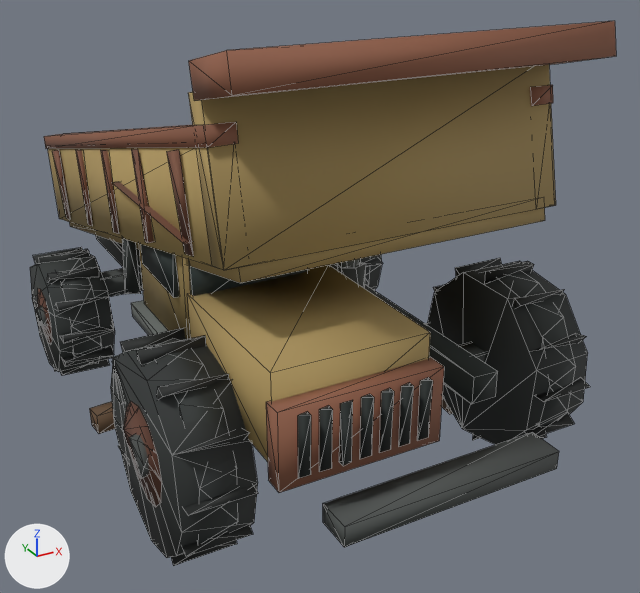
One commit to the glTF model sketches/core-loop/assets/models/park/props/pit/haul_truck_a_lod2.glb: the scene before it, then after it.
The view is the same before and after, from a 50 mm camera at (-6.53, -14.24, 8.86) aimed at (0.7, -1.1, 2.29). Every picture has the same lights, and +X, +Y and +Z are marked at lower left. The picture after the commit comes second. Mesh edges are drawn as thin lines. Where no turn or scale is listed for an object, it has been applied to the vertices.

Script lines for the objects in view, before the commit:
```python
me_surface_002 = bpy.data.meshes.new('Surface.002')
me_surface_002.from_pydata(...)  # 871 vertices, 1274 faces; spans x -3.65..3.65, y -6.44..6.47, z 0.0..7.48
me_surface_002.materials.append(mat_paint)
ob_surface_001 = bpy.data.objects.new('Surface.001', me_surface_002)
ob_surface_001.location = (0.0, 0.0, 0.0)
```
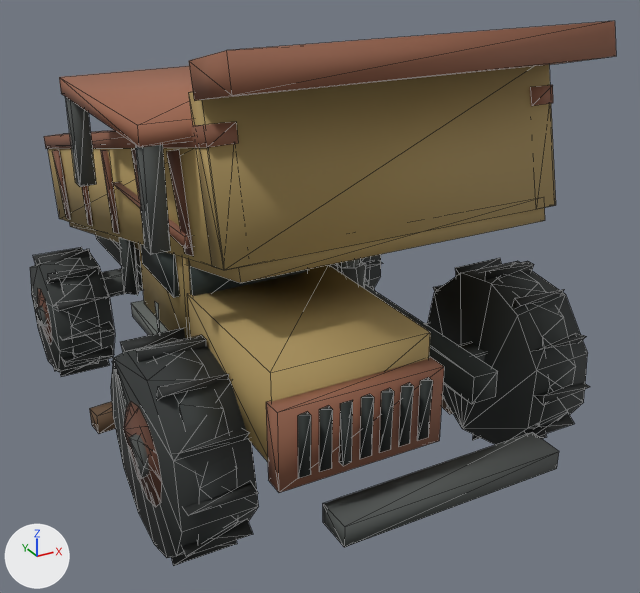
Boxes (x1, y1, x2, y2) around the edits, measured in the pictures (640 x 593 px; the box of a moved part takes in the faces that stretch with it):
part 1 of me_surface_002, added
    after: (65, 97, 96, 187)
part 2 of me_surface_002, added
    after: (135, 144, 171, 255)
part 3 of me_surface_002, added (brown)
    after: (59, 66, 193, 147)
part 4 of me_surface_002, rebuilt
    before: (122, 239, 141, 294)
    after: (119, 238, 139, 295)
part 5 of me_surface_002, moved or reshaped
    both: (30, 182, 590, 558)
part 6 of me_surface_002, recoloured
    both: (167, 92, 210, 251)

What the commit changed:
me_surface_002 is used by ob_surface_001; location (0.0, 0.0, 0.0).
me_surface_002 had 871 vertices, 1274 faces and spanned x -3.65..3.65, y -6.44..6.47, z 0.0..7.48.
me_surface_002 now has 883 vertices, 1290 faces and spans x -3.65..3.65, y -6.44..6.47, z 0.0..7.48.
me_surface_002 part 1: the loose piece of 8 vertices spanning x -2.53..-0.47, y -2.89..-0.82, z 2.72..4.69 is copied, and the copy is scaled about its middle by (0.127, 0.127, 0.796), then moved by (-1.7, 1.4, 1.9); it spans x -3.33..-3.07, y -0.59..-0.32, z 4.82..6.39.
me_surface_002 part 2: the loose piece of 8 vertices spanning x -2.48..-0.12, y -5.64..-2.87, z 2.32..3.69 is copied, and the copy is scaled about its middle by (0.111, 0.0948, 1.15), then moved by (-1.9, 0.4, 2.6); it spans x -3.33..-3.07, y -3.99..-3.72, z 4.82..6.39.
me_surface_002 part 3: the loose piece of 8 vertices spanning x -2.53..-0.47, y -2.89..-0.82, z 2.72..4.69 is copied, and the copy is scaled about its middle by (1.82, 1.82, 0.133), then moved by (0.0, -0.3, 2.65); it spans x -3.38..0.38, y -4.04..-0.27, z 6.22..6.49.
me_surface_002 part 4: the loose piece of 6 vertices spanning x -2.74..-2.46, y -0.6..-0.32, z 2.8..3.8 is rebuilt with 6 vertices and now spans x -2.74..-2.47, y -0.6..-0.37, z 2.8..3.8.
Part 5, on me_surface_002:
68 vertices are removed from x -3.55..3.55, y -5.21..5.71, z 0.11..4.89.
236 faces are deleted.
30 vertices move from x -3.55..3.55, y -5.06..4.26, z 0.1..3.17 to x -3.55..3.55, y -5.07..4.28, z 0.12..3.16.
54 vertices are added at x -3.55..3.55, y -5.18..5.63, z 0.11..6.39.
8 new vertices lie (1.0, 0.0, 0.0) away from vertices in x -3.5..2.5, y -4.98..4.01, z 0.43..3.08.
6 new vertices lie (-1.0, 0.0, 0.0) away from vertices in x -2.5..3.5, y -3.56..3.26, z 0.17..3.07.
228 new faces join them.
me_surface_002 part 6: 9 kept faces spanning x -2.78..2.68, y -4.81..-3.26, z 4.57..6.89 get new vertex colours; the middle colour goes from brown #7c513d to brown #774e3b.
Other edits to the shape of me_surface_002 do not show in these pictures.
